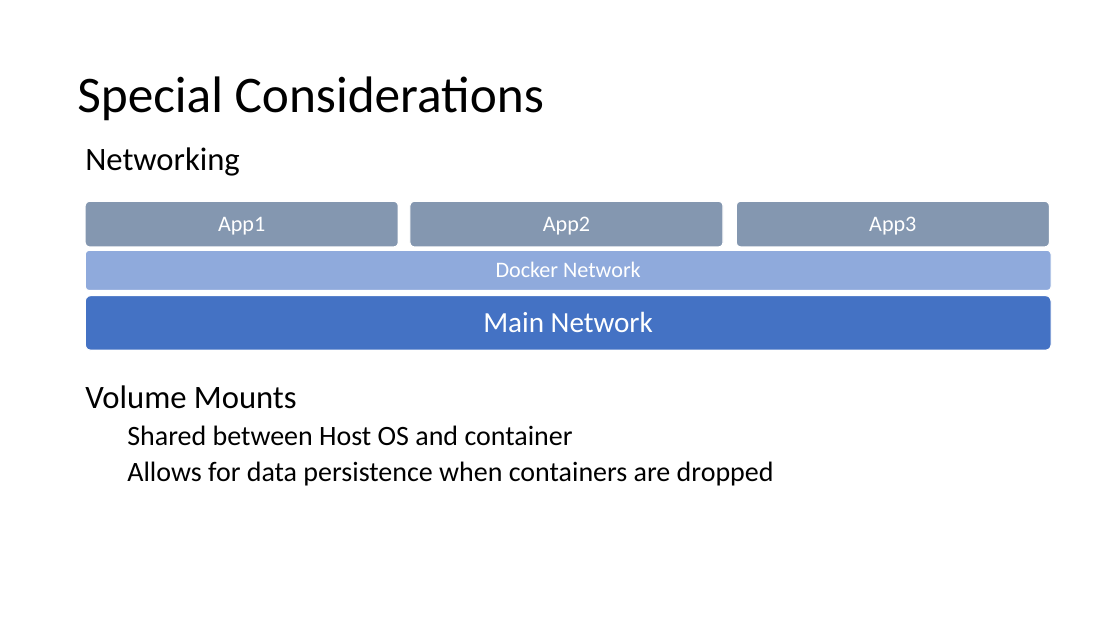
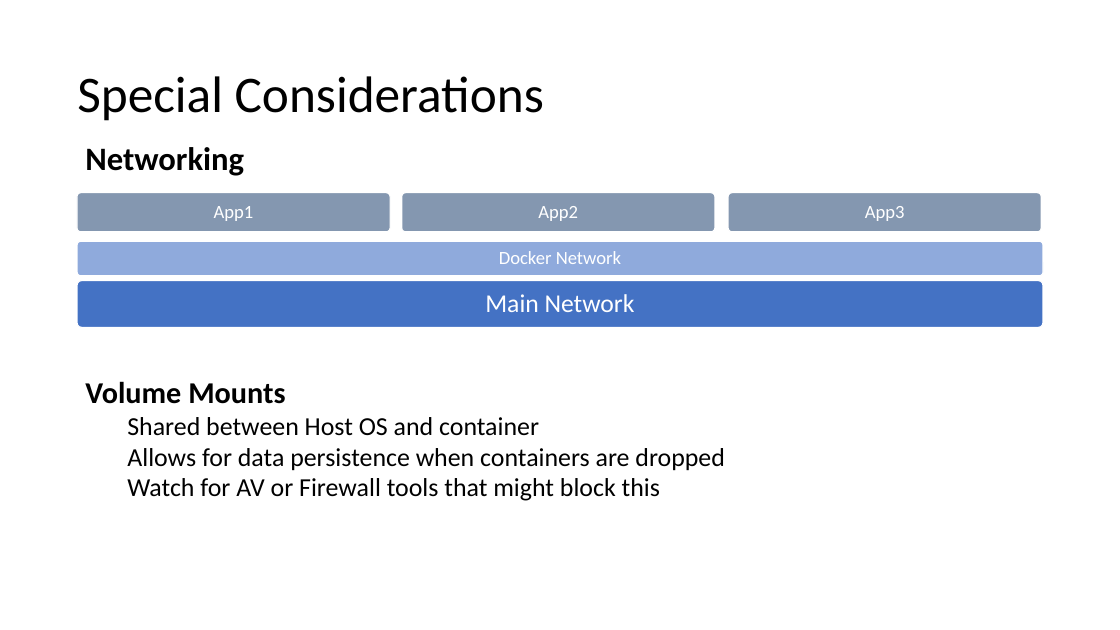
Before and after one commit to chlsmith/sql-on-docker, a slide deck: slide 14 of sql-on-docker.pptx. Drawn at 1120x630 pixels with LibreOffice and Linux fonts; fonts in the diff are those of the drawing. Boxes give left, top, right and bottom in pixels: in the first picture for what was removed or moved away, otherwise in the second. Text is boxed around its words. In the diff, an @@ line names an element or a change of style, - is before the commit and + after.

Commit message:
updated

```diff
--- a/sql-on-docker.pptx
+++ b/sql-on-docker.pptx
@@ text "Networking" at (85, 147, 244, 176): bold on @@
@@ rounded rectangle: place and size @@
-rounded rectangle at (85, 202, 398, 247)
+rounded rectangle at (77, 192, 391, 232)
@@ text "App1": place and size @@
-text "App1" at (218, 217, 265, 235)
+text "App1" at (214, 206, 254, 221)
@@ rounded rectangle: place and size @@
-rounded rectangle at (410, 202, 723, 247)
+rounded rectangle at (402, 192, 715, 232)
@@ size 19 to 16 pt; less space between paragraphs in 4 elements at (499, 251, 621, 264), (214, 206, 254, 221), (865, 206, 905, 221), (538, 206, 578, 221) @@
@@ text "App2": place and size @@
-text "App2" at (543, 216, 590, 235)
+text "App2" at (538, 206, 578, 221)
@@ rounded rectangle: place and size @@
-rounded rectangle at (737, 202, 1050, 247)
+rounded rectangle at (728, 192, 1042, 232)
@@ text "App3": place and size @@
-text "App3" at (869, 216, 916, 235)
+text "App3" at (865, 206, 905, 221)
@@ rounded rectangle: place and size @@
-rounded rectangle at (86, 250, 1052, 291)
+rounded rectangle at (77, 241, 1044, 276)
@@ text "Docker Network": place and size @@
-text "Docker Network" at (496, 261, 641, 277)
+text "Docker Network" at (499, 251, 621, 264)
@@ rounded rectangle: place and size @@
-rounded rectangle at (85, 296, 1051, 350)
+rounded rectangle at (77, 281, 1044, 328)
@@ text "Main Network": place and size @@
-text "Main Network" at (483, 311, 653, 332)
+text "Main Network" at (485, 294, 635, 312)
@@ text "Main Network" at (485, 294, 635, 312): size 25 to 22 pt; less space between paragraphs @@
@@ text at (85, 381, 724, 471): size 28 to 25.9 pt, bold on in "Volume Mounts"; size 24 to 22.2 pt in "Shared between Host OS and container", "Allows for data persistence when containers are ..."; line spacing 0.9 to 0.8 @@
@@ text at (127, 478, 660, 501): paragraph added @@
+  Watch for AV or Firewall tools that might block this
```
Also in this commit, not shown: 4 other slides changed.
